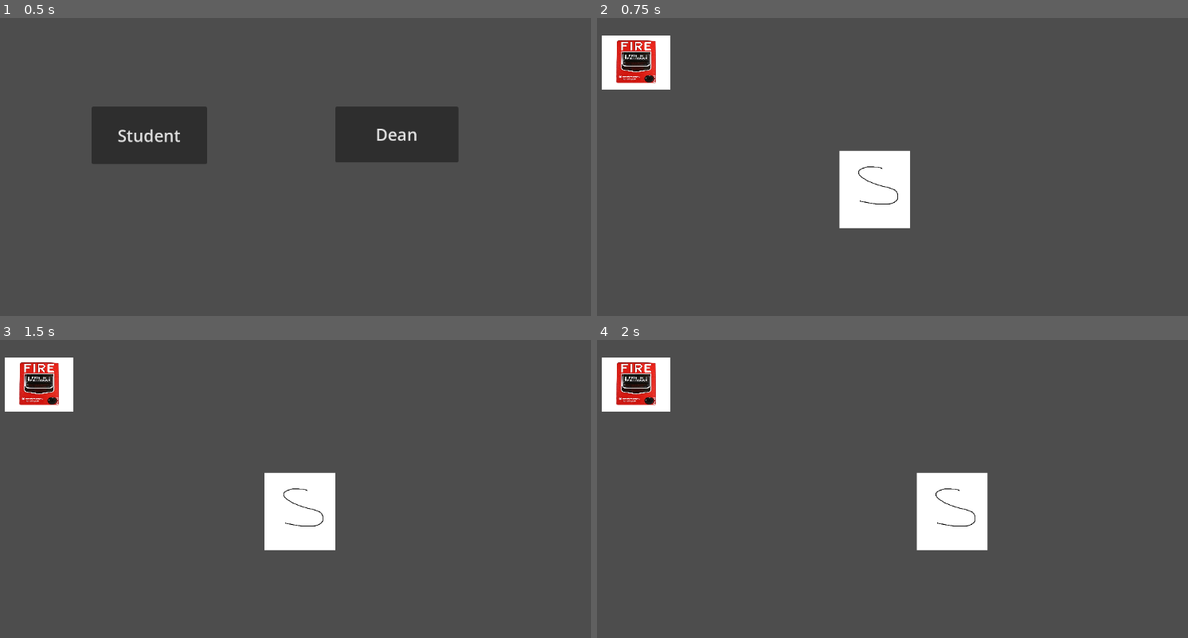
Above: before the commit, frames 1-4 (two rows, left to right).
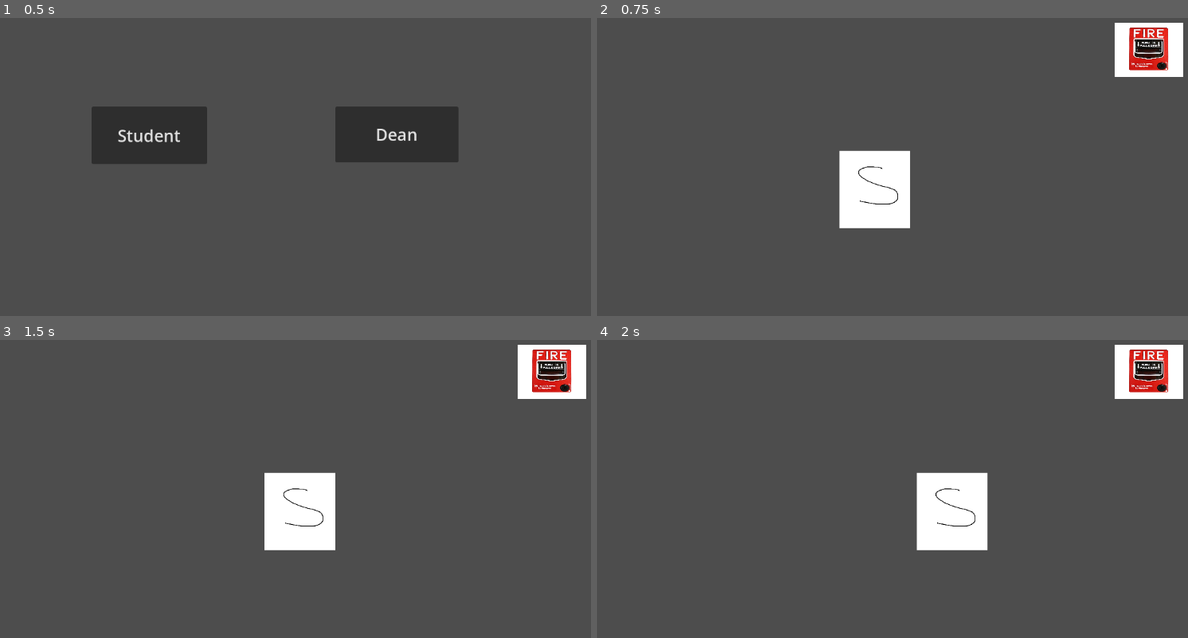
Above: after the commit, the same moments.

Repository: Deans-Paranoia/Deans-Paranoia
Game: Godot game, scene res://scenes/start_menu.tscn
Same seed, same stepped clock (60 frames per second), same inputs: the game is played once before the commit and once after it. The engine's default icon, where the game draws it, is replaced by a stand-in: a white triangle on a blue panel in a dark square.
Inputs:
- Up to frame 1 (0.5 s): no input
- Up to frame 2 (0.75 s): click "Student" at 0.5 s
- Up to frame 3 (1.5 s): tap Enter at 1.25 s; hold D (right) from 1.28 s (still down); tap E (use_alarm) at 1.35 s
- Up to frame 4 (2 s): keep holding D (right)

Frame 1 is identical in both runs. In frame 2, 4.2% of the frame differs, in the area x 0-100%, y 1-25%; in frame 3, 4.2%; in frame 4, 4.2%.
Error before the commit: Invalid access to property or key 'useable' on a base object of type 'null instance'. (res://scripts/studentInput.gd:12)

Commit message:
Code refactor

Diff:
--- a/scenes/fireAlarm.tscn
+++ /dev/null
@@ -1,46 +0,0 @@
-[gd_scene load_steps=4 format=3 uid="uid://dk2mf7yfqdf3n"]
-
-[ext_resource type="Texture2D" uid="uid://dur1x7juguii1" path="res://assets/fireAlarm.jpg" id="2_a8n3a"]
-
-[sub_resource type="GDScript" id="GDScript_662q8"]
-script/source = "extends Area2D
-
-signal playerEnteredFireAlarm
-var useable: bool = true
-# Called when the node enters the scene tree for the first time.
-func _ready():
-	pass # Replace with function body.
-
-
-# Called every frame. 'delta' is the elapsed time since the previous frame.
-func _process(delta):
-	pass
-
-func use_alarm():
-	useable = false
-
-
-func _on_fireAlarm_areaentered(area):
-	if area.is_in_group(\"player\"):
-		emit_signal(\"playerEnteredFireAlarm\")
-"
-
-[sub_resource type="RectangleShape2D" id="RectangleShape2D_o2okl"]
-size = Vector2(155, 142)
-
-[node name="fireAlarm" type="Node"]
-
-[node name="fireAlarm" type="Area2D" parent="."]
-script = SubResource("GDScript_662q8")
-
-[node name="CollisionShape2D" type="CollisionShape2D" parent="fireAlarm"]
-position = Vector2(118, 90)
-shape = SubResource("RectangleShape2D_o2okl")
-
-[node name="TextureRect" type="TextureRect" parent="fireAlarm"]
-offset_left = 49.0
-offset_top = 23.0
-offset_right = 188.0
-offset_bottom = 155.0
-texture = ExtResource("2_a8n3a")
-expand_mode = 1
--- /dev/null
+++ b/scenes/fire_alarm.tscn
@@ -0,0 +1,33 @@
+[gd_scene load_steps=5 format=3 uid="uid://ci2w51qx0u74u"]
+
+[ext_resource type="Script" path="res://scripts/fireAlarmSetup.gd" id="1_55pn0"]
+[ext_resource type="Texture2D" uid="uid://dur1x7juguii1" path="res://assets/fireAlarm.jpg" id="2_ofswb"]
+
+[sub_resource type="RectangleShape2D" id="RectangleShape2D_t8uc6"]
+size = Vector2(85, 78.5)
+
+[sub_resource type="RectangleShape2D" id="RectangleShape2D_iqthm"]
+size = Vector2(128, 97)
+
+[node name="fire_alarm" type="Node"]
+script = ExtResource("1_55pn0")
+
+[node name="FireAlarm" type="StaticBody2D" parent="."]
+
+[node name="FireAlarm" type="Sprite2D" parent="FireAlarm"]
+position = Vector2(1071, 72.0001)
+scale = Vector2(0.0823334, 0.065)
+texture = ExtResource("2_ofswb")
+
+[node name="CollisionShape2D" type="CollisionShape2D" parent="FireAlarm"]
+position = Vector2(1071, 69)
+shape = SubResource("RectangleShape2D_t8uc6")
+
+[node name="FireAlarmArea" type="Area2D" parent="FireAlarm"]
+
+[node name="CollisionShape2D" type="CollisionShape2D" parent="FireAlarm/FireAlarmArea"]
+position = Vector2(1069, 72)
+shape = SubResource("RectangleShape2D_iqthm")
+
+[connection signal="area_entered" from="FireAlarm/FireAlarmArea" to="FireAlarm" method="_on_area_2d_area_entered"]
+[connection signal="body_entered" from="FireAlarm/FireAlarmArea" to="FireAlarm" method="_on_area_2d_body_entered"]
--- a/scenes/level.tscn
+++ b/scenes/level.tscn
@@ -1,37 +1,9 @@
-[gd_scene load_steps=6 format=3 uid="uid://podb4rxtyveg"]
+[gd_scene load_steps=3 format=3 uid="uid://podb4rxtyveg"]
 
 [ext_resource type="Script" path="res://scripts/levelSetup.gd" id="1_xklf6"]
-[ext_resource type="Texture2D" uid="uid://dur1x7juguii1" path="res://assets/fireAlarm.jpg" id="2_06qna"]
-[ext_resource type="Script" path="res://scripts/fireAlarm.gd" id="2_t5sa4"]
-
-[sub_resource type="RectangleShape2D" id="RectangleShape2D_rgs70"]
-size = Vector2(85, 78.5)
-
-[sub_resource type="RectangleShape2D" id="RectangleShape2D_oa8qo"]
-size = Vector2(128, 97)
+[ext_resource type="PackedScene" uid="uid://ci2w51qx0u74u" path="res://scenes/fire_alarm.tscn" id="2_y0lwb"]
 
 [node name="level" type="Node2D"]
 script = ExtResource("1_xklf6")
 
-[node name="FireAlarm" type="StaticBody2D" parent="."]
-script = ExtResource("2_t5sa4")
-
-[node name="FireAlarm" type="Sprite2D" parent="FireAlarm"]
-position = Vector2(143.25, 95.25)
-scale = Vector2(0.0823334, 0.065)
-texture = ExtResource("2_06qna")
-
-[node name="CollisionShape2D" type="CollisionShape2D" parent="FireAlarm"]
-position = Vector2(143, 95)
-shape = SubResource("RectangleShape2D_rgs70")
-
-[node name="Area2D" type="Area2D" parent="FireAlarm"]
-
-[node name="CollisionShape2D" type="CollisionShape2D" parent="FireAlarm/Area2D"]
-position = Vector2(143, 95.5)
-shape = SubResource("RectangleShape2D_oa8qo")
-
-[connection signal="player_entered_fire_alarm_zone" from="FireAlarm" to="." method="_on_fire_alarm_player_entered_fire_alarm_zone"]
-[connection signal="area_entered" from="FireAlarm/Area2D" to="FireAlarm" method="_on_area_2d_area_entered"]
-[connection signal="body_entered" from="FireAlarm/Area2D" to="." method="_on_fire_alarm_2d_body_entered"]
-[connection signal="body_entered" from="FireAlarm/Area2D" to="FireAlarm" method="_on_area_2d_body_entered"]
+[node name="fire_alarm" parent="." instance=ExtResource("2_y0lwb")]
--- a/scenes/student.tscn
+++ b/scenes/student.tscn
@@ -20,3 +20,5 @@
 
 [connection signal="timeout" from="CharacterBody2D/FreezeTimer" to="." method="_on_timer_timeout"]
 [connection signal="timeout" from="CharacterBody2D/FreezeTimer" to="." method="_on_freeze_timer_timeout"]
+[connection signal="area_entered" from="CharacterBody2D/PlayerArea" to="." method="_on_player_area_area_entered"]
+[connection signal="area_exited" from="CharacterBody2D/PlayerArea" to="." method="_on_player_area_area_exited"]
--- a/scripts/fireAlarm.gd
+++ /dev/null
@@ -1,19 +0,0 @@
-extends StaticBody2D
-
-signal player_entered_fire_alarm_zone
-
-var useable: bool = true
-# Called when the node enters the scene tree for the first time.
-func _ready():
-	pass # Replace with function body.
-
-
-# Called every frame. 'delta' is the elapsed time since the previous frame.
-func _process(delta):
-	pass
-
-func use_alarm():
-	useable = false
-
-func _on_area_2d_body_entered(body):
-	player_entered_fire_alarm_zone.emit()
--- a/scripts/levelSetup.gd
+++ b/scripts/levelSetup.gd
@@ -25,7 +25,3 @@
 			current_player = preload("res://scenes/student.tscn").instantiate()
 
 	add_child(current_player)
-
-
-func _on_fire_alarm_player_entered_fire_alarm_zone():
-	print("Player has entered the gate")
